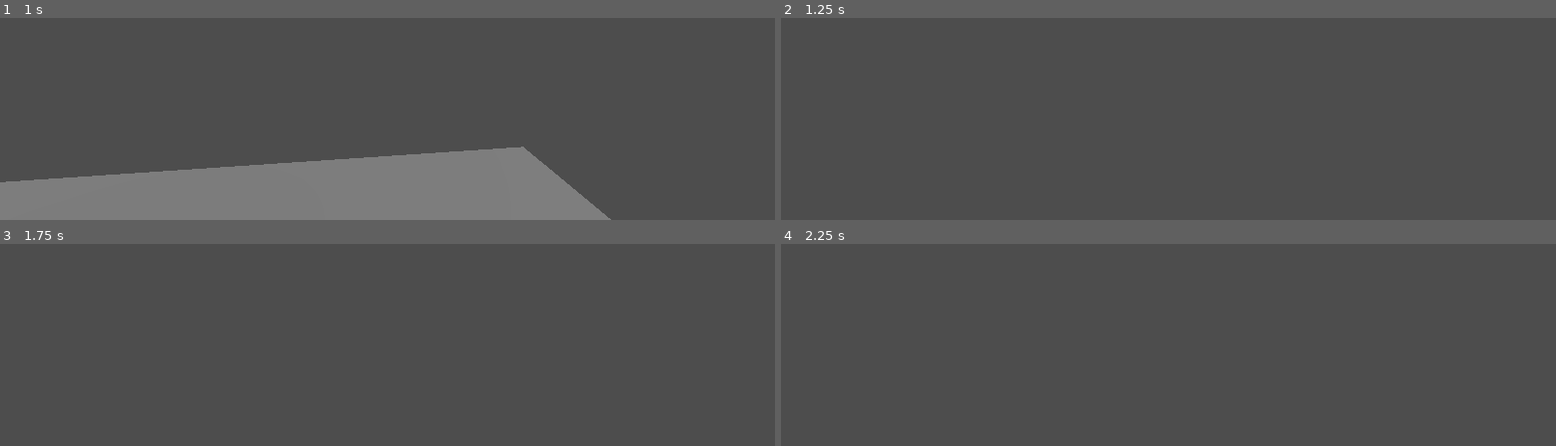
Above: before the commit, frames 1-4 (two rows, left to right).
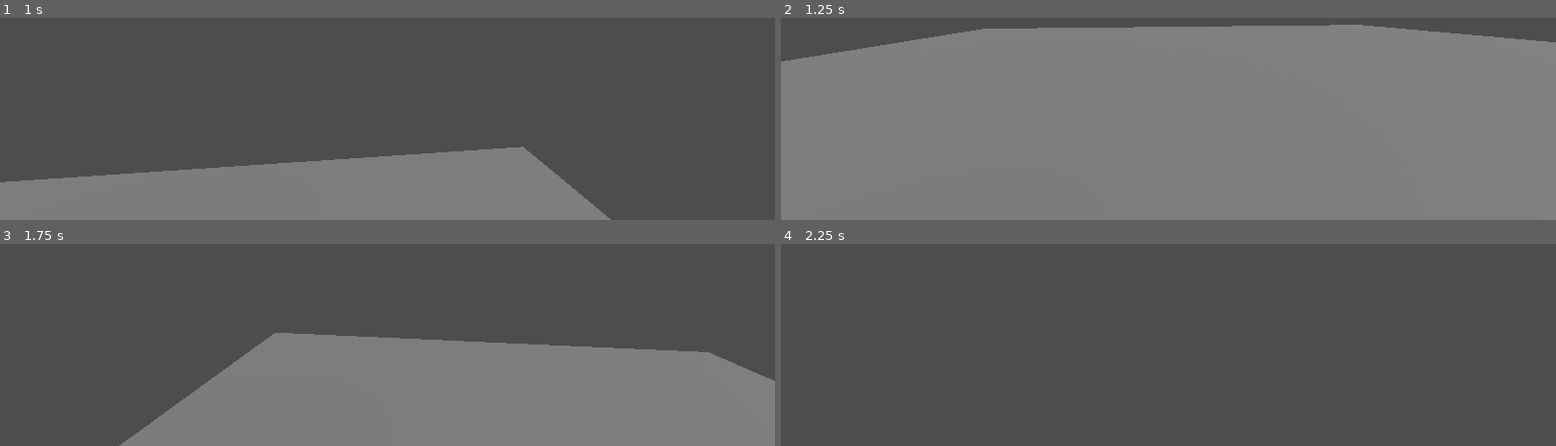
Above: after the commit, the same moments.

Repository: Isabeautiful/density-shift-game
Game: Godot game, scene res://Scenes/Tutorial/TestLevel.tscn
Same seed, same stepped clock (60 frames per second), same inputs: the game is played once before the commit and once after it.
Inputs (mouse positions are in pixels of both pictures, inside the frame that each line leads up to):
- Up to frame 1 (1 s): move the mouse to (outside the picture) at 0.52 s; hold D (move_right) from 0.53 s (still down); hold Shift (break_floor, bound only after the commit) from 0.53 s (still down); tap Space (jump) at 0.77 s
- Up to frame 2 (1.25 s): keep holding D (move_right); keep holding Shift (break_floor, bound only after the commit)
- Up to frame 3 (1.75 s): move the mouse to (outside the picture) at 1.27 s; release D (move_right) at 1.28 s; release Shift (break_floor, bound only after the commit) at 1.28 s; hold W (move_back) from 1.28 s (still down); tap Shift (break_floor, bound only after the commit) at 1.35 s; tap Space (jump) at 1.52 s
- Up to frame 4 (2.25 s): move the mouse to (outside the picture) at 2.02 s; release W (move_back) at 2.03 s; hold D (move_right) from 2.03 s (still down); hold Shift (break_floor, bound only after the commit) from 2.03 s (still down); tap S (move_foward) at 2.1 s

Frame 1 is identical in both runs. In frame 2, 92% of the frame differs, in the area x 0-100%, y 3-100%; in frame 3, 38%; in frame 4, nothing differs.

Commit message:
implementa destruição de chãos frágeis:  	- colisão agora verifica se a tecla shift está ativa no momento da colisão, e se a energia cinética atual do jogador é maior do que o valor de break_force

Diff:
--- /dev/null
+++ b/Scenes/Floor/floor.gd
@@ -0,0 +1,23 @@
+extends StaticBody3D
+@onready var collision_shape_3d: CollisionShape3D = $CollisionShape3D
+@onready var mesh_instance_3d: MeshInstance3D = $MeshInstance3D
+enum FloorType {rigid_floor,fragile_floor}
+
+@export var Floor_type : FloorType
+
+
+func _ready() -> void:
+	var type=""
+	if Floor_type == FloorType.rigid_floor:
+		type="rigid_floor"
+	else:
+		type="fragile_floor"
+
+	self.add_to_group(type)
+	collision_shape_3d.add_to_group(type)
+	mesh_instance_3d.add_to_group(type)
+
+
+# Called every frame. 'delta' is the elapsed time since the previous frame.
+func _process(delta: float) -> void:
+	pass
--- /dev/null
+++ b/Scenes/Floor/floor.tscn
@@ -0,0 +1,21 @@
+[gd_scene load_steps=4 format=3 uid="uid://boh1chc0c1iog"]
+
+[ext_resource type="Script" uid="uid://cd885h4mh1jrf" path="res://Scenes/Floor/floor.gd" id="1_ysx5j"]
+
+[sub_resource type="BoxShape3D" id="BoxShape3D_7mudv"]
+size = Vector3(13.902283, 0.001, 10.008343)
+
+[sub_resource type="PlaneMesh" id="PlaneMesh_ysx5j"]
+size = Vector2(14, 10)
+
+[node name="Floor" type="StaticBody3D"]
+script = ExtResource("1_ysx5j")
+Floor_type = 1
+
+[node name="CollisionShape3D" type="CollisionShape3D" parent="."]
+transform = Transform3D(1, 0, 0, 0, 1, 0, 0, 0, 1, 7.326474, 0.031774998, 0.021165848)
+shape = SubResource("BoxShape3D_7mudv")
+
+[node name="MeshInstance3D" type="MeshInstance3D" parent="."]
+transform = Transform3D(1, 0, 0, 0, 1, 0, 0, 0, 1, 7.3256183, 0, 0)
+mesh = SubResource("PlaneMesh_ysx5j")
--- a/Scenes/Player/Player.gd
+++ b/Scenes/Player/Player.gd
@@ -10,12 +10,16 @@
 
 var current_mass: float = 1.0
 var gravity: float = ProjectSettings.get_setting("physics/3d/default_gravity")
+var air_kinetic_energy : float
 @onready var state_machine = $StateMachine
 @onready var camera_pivot = $CameraPivot
 
 # Getter para uso nos estados
 var is_grounded: bool:
 	get: return is_on_floor()
+
+var kinetic_energy: float:
+	get: return (current_mass * (velocity.y*velocity.y))/2
 
 func _ready():
 	# Inicializa a máquina de estados
@@ -28,7 +32,8 @@
 	# Aplica gravidade considerando a massa
 	if not is_on_floor():
 		velocity.y -= gravity * gravity_scale * delta
-
+		air_kinetic_energy = kinetic_energy
+	#print("Energia cinetica: ",air_kinetic_energy)
 	# Delega o processamento de física para a máquina de estados
 	state_machine.process_physics(delta)
 	move_and_slide()
@@ -39,7 +44,7 @@
 
 func get_move_direction() -> Vector3:
 	var input_dir = Input.get_vector("move_left", "move_right", "move_back", "move_foward")
-	print("Input: ", input_dir)  # Debug
+	#print("Input: ", input_dir)  # Debug
 	return (transform.basis * Vector3(input_dir.x, 0, input_dir.y)).normalized()
 
 func can_jump() -> bool:
--- a/Scenes/Player/StateMachine/States/HeavyState.gd
+++ b/Scenes/Player/StateMachine/States/HeavyState.gd
@@ -8,7 +8,7 @@
 var move_speed: float = 4.0
 var acceleration: float = 15.0
 var deceleration: float = 20.0
-var break_force: float = 50.0
+var break_force: float = 500.0
 var can_break: bool = true
 
 func enter() -> void:
@@ -33,7 +33,7 @@
 	if direction:
 		player.velocity.x = lerp(player.velocity.x, direction.x * move_speed, acceleration * delta)
 		player.velocity.z = lerp(player.velocity.z, direction.z * move_speed, acceleration * delta)
-		print("HeavyState: Movendo - Velocidade: ", player.velocity)
+		#awddprint("HeavyState: Movendo - Velocidade: ", player.velocity)
 	else:
 		player.velocity.x = lerp(player.velocity.x, 0.0, deceleration * delta)
 		player.velocity.z = lerp(player.velocity.z, 0.0, deceleration * delta)
@@ -69,19 +69,20 @@
 	var query = PhysicsRayQueryParameters3D.create(from, to)
 	query.exclude = [player]
 
+	var is_breaking = Input.is_action_pressed("break_floor")
 	var result = space_state.intersect_ray(query)
 	if result:
 		var collider = result.collider
 		if collider.is_in_group("fragile_floor"):
-			# Quebra o piso se a velocidade vertical for alta o suficiente
-			if abs(player.velocity.y) > break_force:
+			if abs(player.air_kinetic_energy) > break_force and is_breaking:
 				break_floor(collider)
 
 func break_floor(floor_node: Node) -> void:
+	print("node: ", floor_node)
 	if can_break:
 		print("Piso frágil quebrado!")
 		can_break = false
-
+		floor_node.queue_free()
 		# Cooldown para próxima quebra
 		await get_tree().create_timer(0.5).timeout
 		can_break = true
@@ -97,8 +98,10 @@
 	var query = PhysicsRayQueryParameters3D.create(from, to)
 	query.exclude = [player]
 
+	var is_breaking = Input.is_action_pressed("break_floor")
 	var result = space_state.intersect_ray(query)
 	if result:
 		var collider = result.collider
 		if collider.is_in_group("fragile_floor"):
-			break_floor(collider)
+			if abs(player.air_kinetic_energy) > break_force and is_breaking:
+				break_floor(collider)
--- a/Scenes/Player/StateMachine/States/LightState.gd
+++ b/Scenes/Player/StateMachine/States/LightState.gd
@@ -29,7 +29,7 @@
 	if direction:
 		player.velocity.x = lerp(player.velocity.x, direction.x * move_speed, acceleration * delta)
 		player.velocity.z = lerp(player.velocity.z, direction.z * move_speed, acceleration * delta)
-		print("LightState: Movendo - Velocidade: ", player.velocity)
+		#print("LightState: Movendo - Velocidade: ", player.velocity)
 	else:
 		player.velocity.x = lerp(player.velocity.x, 0.0, deceleration * delta)
 		player.velocity.z = lerp(player.velocity.z, 0.0, deceleration * delta)
--- a/Scenes/Tutorial/TestLevel.tscn
+++ b/Scenes/Tutorial/TestLevel.tscn
@@ -1,6 +1,7 @@
-[gd_scene load_steps=6 format=3]
+[gd_scene load_steps=5 format=3 uid="uid://dm0igfehih7gq"]
 
-[ext_resource type="PackedScene" path="res://Scenes/Player/Player.tscn" id="1"]
+[ext_resource type="PackedScene" uid="uid://b1n85n6q7xwuv" path="res://Scenes/Player/Player.tscn" id="1"]
+[ext_resource type="PackedScene" uid="uid://boh1chc0c1iog" path="res://Scenes/Floor/floor.tscn" id="2_t0uvp"]
 
 [sub_resource type="BoxShape3D" id="BoxShape3D_1"]
 size = Vector3(20, 0.1, 20)
@@ -11,8 +12,7 @@
 [node name="TestLevel" type="Node3D"]
 
 [node name="DirectionalLight3D" type="DirectionalLight3D" parent="."]
-position = Vector3(0, 10, 0)
-rotation_degrees = Vector3(-45, 45, 0)
+transform = Transform3D(0.70710677, -0.49999997, 0.49999997, 0, 0.70710677, 0.70710677, -0.70710677, -0.49999997, 0.49999997, 0, 10, 0)
 
 [node name="Floor" type="StaticBody3D" parent="."]
 
@@ -23,4 +23,7 @@
 mesh = SubResource("BoxMesh_1")
 
 [node name="Player" parent="." instance=ExtResource("1")]
-position = Vector3(0, 2, 0)
+transform = Transform3D(1, 0, 0, 0, 1, 0, 0, 0, 1, 0, 2, 0)
+
+[node name="Floor2" parent="." instance=ExtResource("2_t0uvp")]
+transform = Transform3D(1, 0, 0, 0, 1, 0, 0, 0, 1, 0, 7.4848804, -4.5258827)
--- a/project.godot
+++ b/project.godot
@@ -60,5 +60,6 @@
 break_floor={
 "deadzone": 0.2,
 "events": [Object(InputEventKey,"resource_local_to_scene":false,"resource_name":"","device":-1,"window_id":0,"alt_press …(196 unchanged characters)…
+, Object(InputEventKey,"resource_local_to_scene":false,"resource_name":"","device":-1,"window_id":0,"alt_pressed":false,"shift_pressed":false,"ctrl_pressed":false,"meta_pressed":false,"pressed":false,"keycode":0,"physical_keycode":4194325,"key_label":0,"unicode":0,"location":0,"echo":false,"script":null)
 ]
 }
Not shown, added: Scenes/Floor/floor.gd.uid
